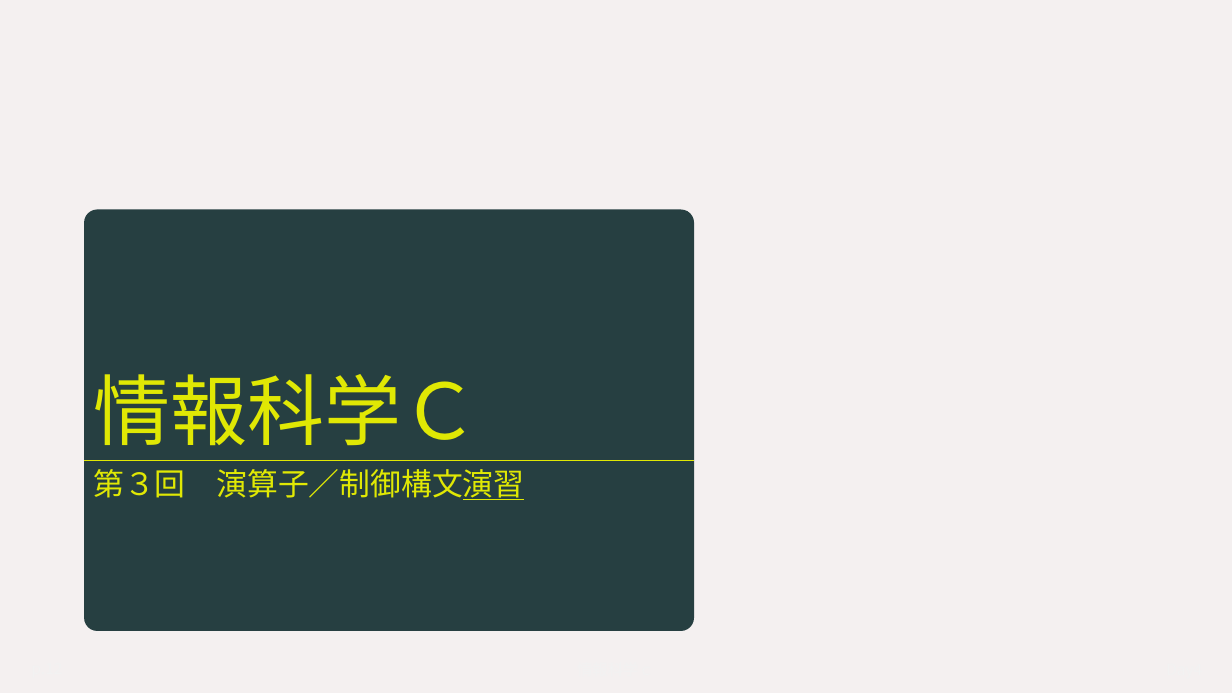
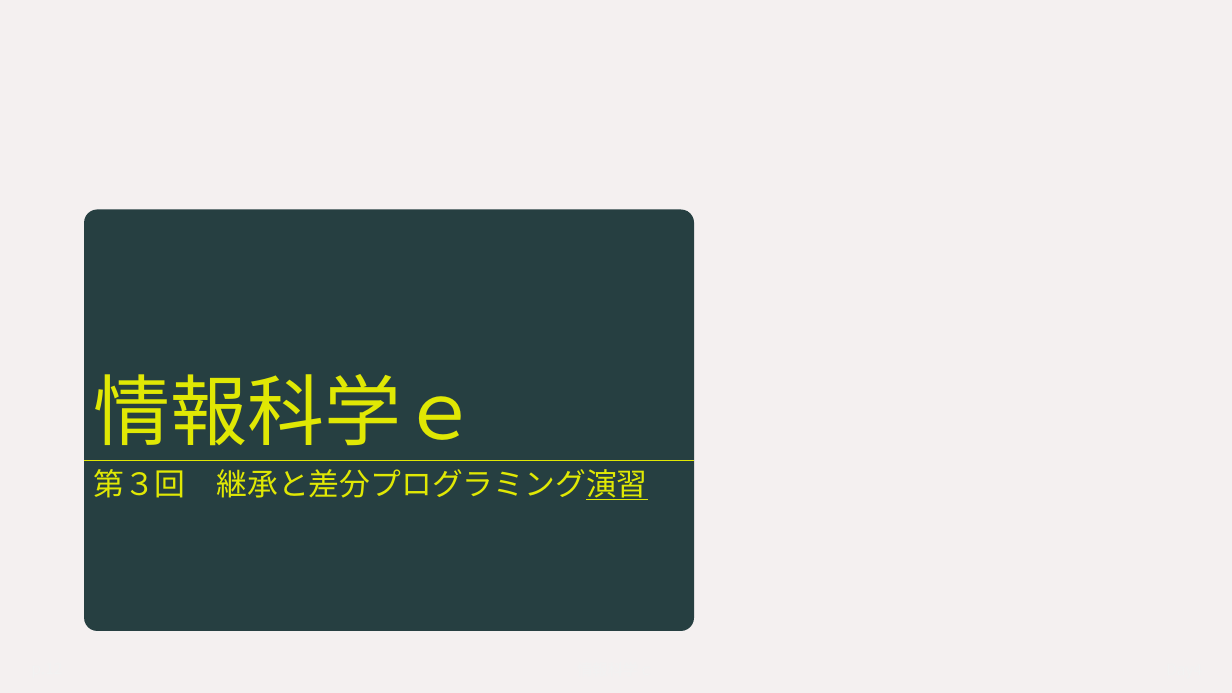
Before and after one commit to YokoyamaLab/PythonBasics, a slide deck: slide 12 of slides/computerScience_day4.pptx. Drawn at 1232x693 pixels with LibreOffice and Linux fonts; fonts in the diff are those of the drawing. Boxes give left, top, right and bottom in pixels: in the first picture for what was removed or moved away, otherwise in the second. Text is boxed around its words. In the diff, an @@ line names an element or a change of style, - is before the commit and + after.

```diff
--- a/slides/computerScience_day4.pptx
+++ b/slides/computerScience_day4.pptx
@@ title at (x1=93, y1=374, x2=478, y2=446): text changed @@
-情報科学Ｃ
+情報科学ｅ
@@ text at (x1=93, y1=469, x2=647, y2=500): text changed @@
-第３回 演算子／制御構文演習
+第３回 継承と差分プログラミング演習
```
Also in this commit, not shown: 2 other slides changed, 24 other files.
